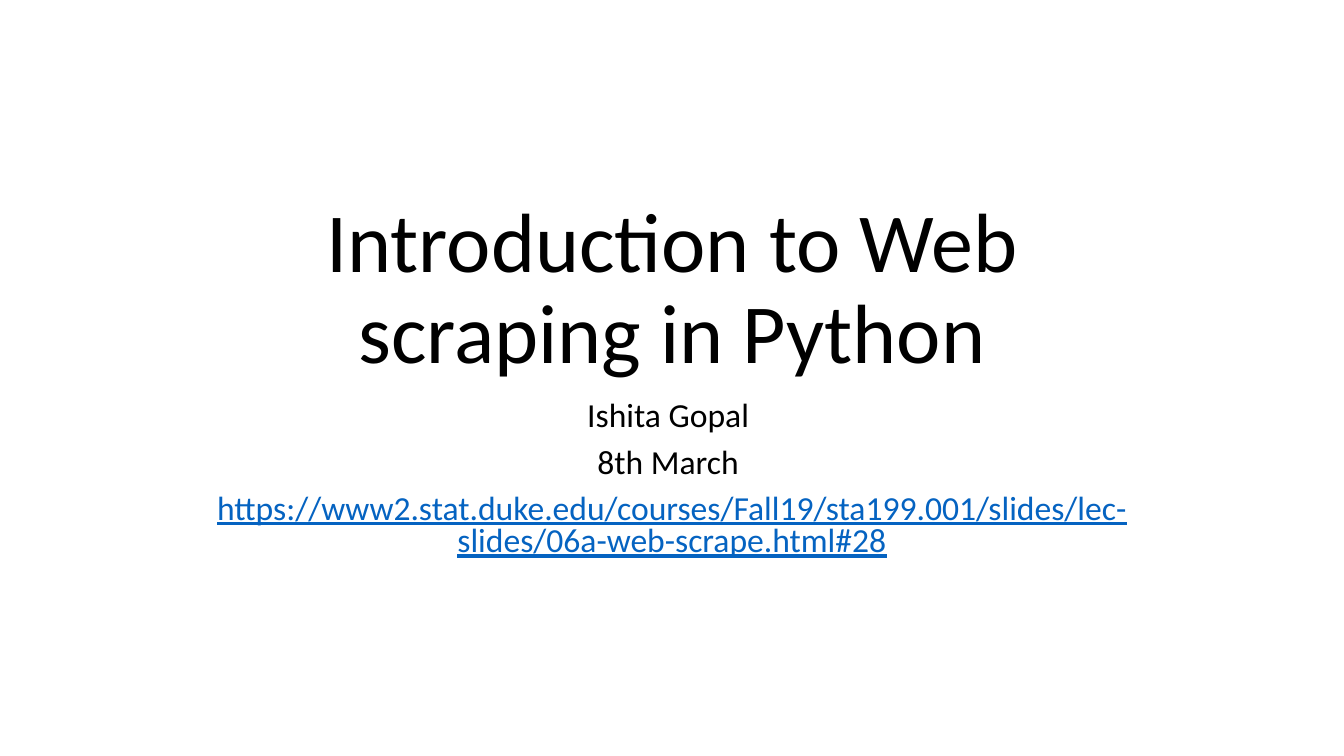
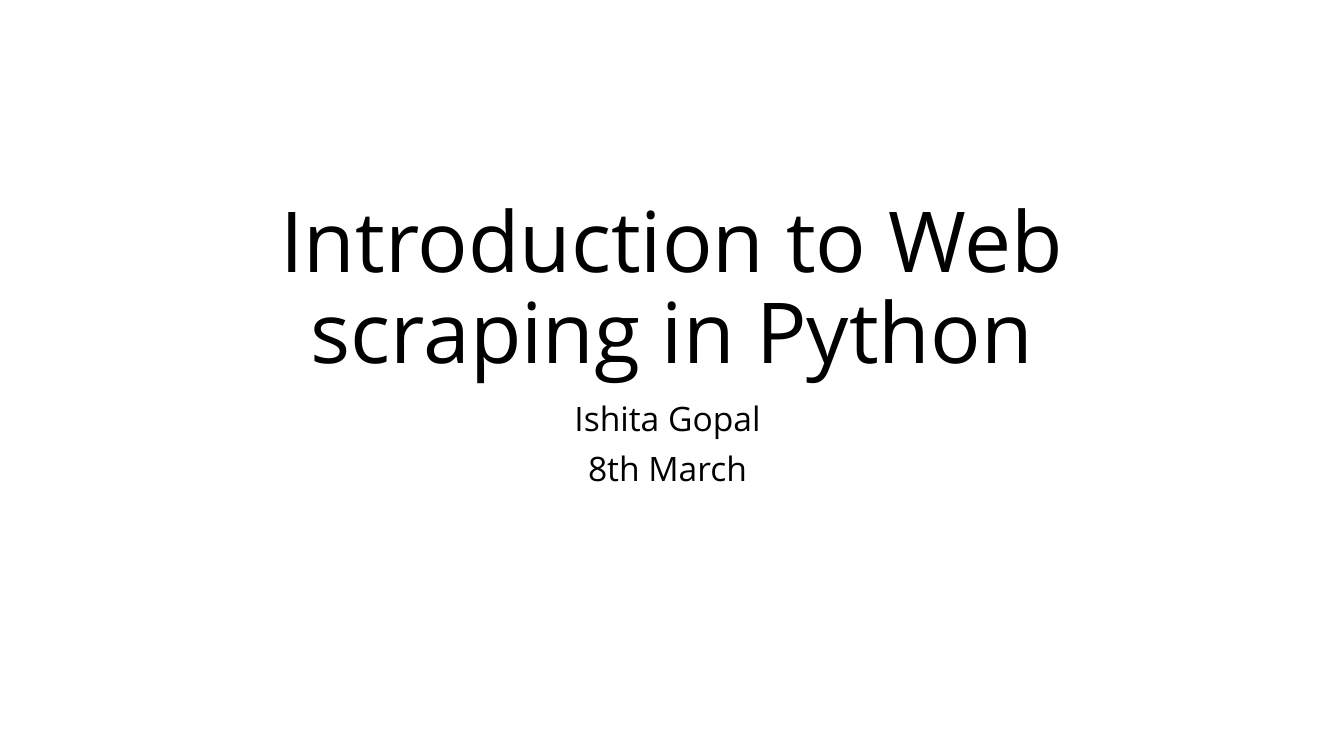
Before and after one commit to IshitaGopal/TRIADS_workshops, a slide deck: slide 1 of intro_to_web_scraping/intro_web_scraping_python.pptx. Drawn at 1344x756 pixels with LibreOffice and Linux fonts; fonts in the diff are those of the drawing. Boxes give left, top, right and bottom in pixels: in the first picture for what was removed or moved away, otherwise in the second. Text is boxed around its words. In the diff, an @@ line names an element or a change of style, - is before the commit and + after.

```diff
--- a/intro_to_web_scraping/intro_web_scraping_python.pptx
+++ b/intro_to_web_scraping/intro_web_scraping_python.pptx
@@ title "Introduction to Web scraping in ..." at <box>281,208,1063,384</box>: font Calibri to Open Sans @@
@@ subtitle "Ishita Gopal" at <box>574,405,760,482</box>: font Calibri to Open Sans; line spacing 0.8 to 0.9 @@
@@ subtitle at <box>217,496,1126,558</box>: paragraph removed @@
-https://www2.stat.duke.edu/courses/Fall19/sta199.001/slides/lec-slides/06a-web-scrape.html#28
```
Also in this commit, not shown: 3 other slides changed, 10 slides added, 3 slides removed, 26 other files.
